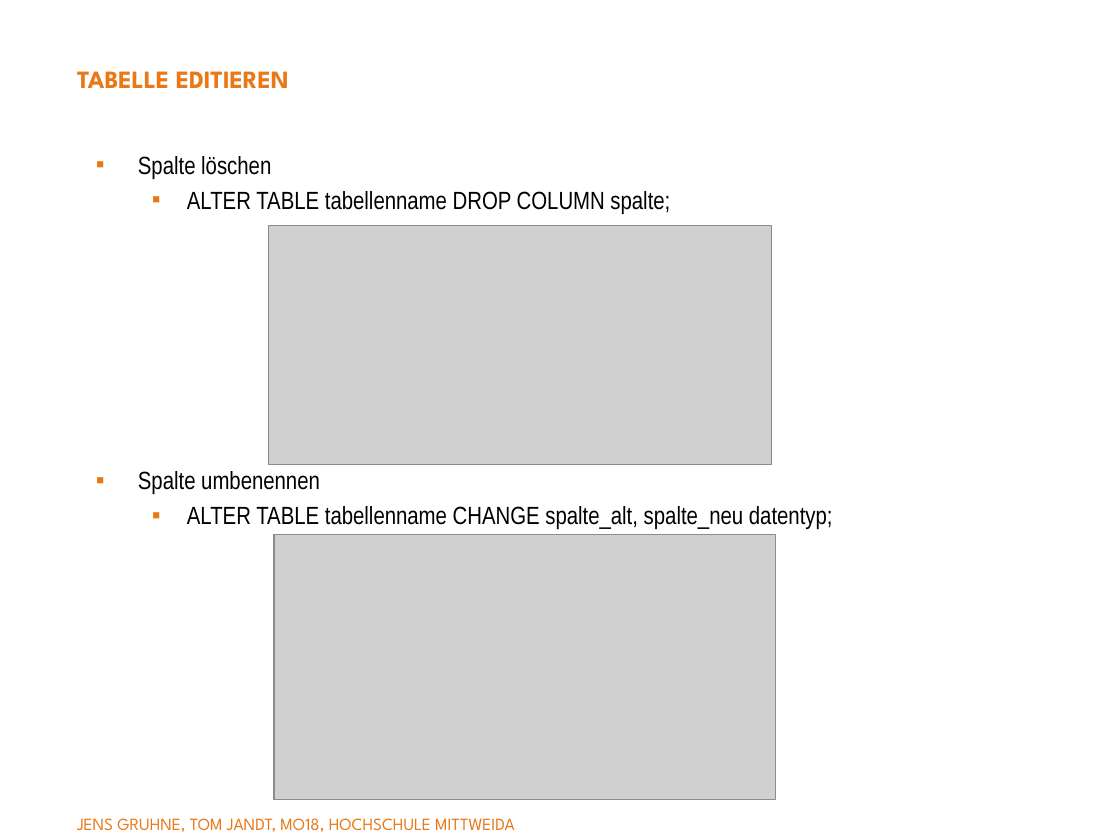
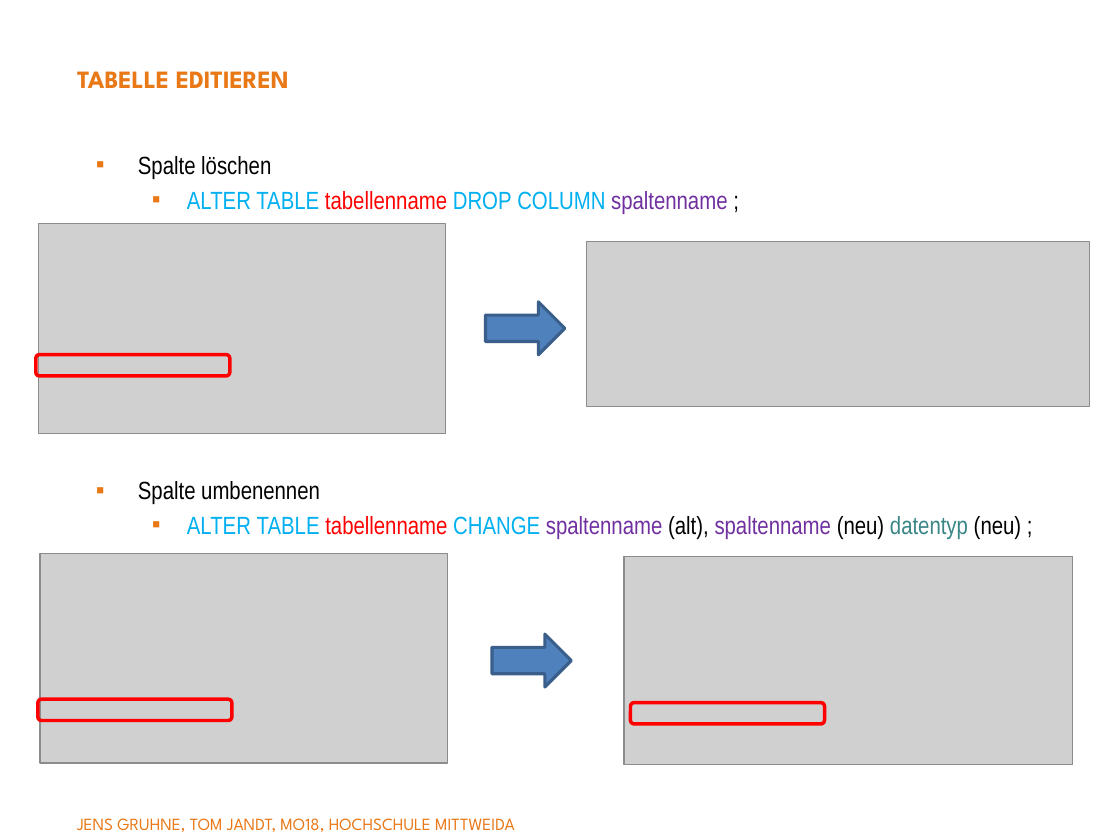
Before and after one commit to yyangg00/Semantik-Vortrag, a slide deck: slide 6 of semantik.pptx. Drawn at 1120x840 pixels with LibreOffice and Linux fonts; fonts in the diff are those of the drawing; grey boxes stand for pictures; background and template pictures are left out. Boxes give left, top, right and bottom in pixels: in the first picture for what was removed or moved away, otherwise in the second. Text is boxed around its words. In the diff, an @@ line names an element or a change of style, - is before the commit and + after.

```diff
--- a/semantik.pptx
+++ b/semantik.pptx
@@ text at (187,191,727,214): text changed; text colour #000000 to #00B0F0 @@
-  ▪ ALTER TABLE tabellenname DROP COLUMN spalte;
+  ▪ ALTER TABLE tabellenname DROP COLUMN spaltenname ;
@@ picture added at (38,224,446,433) @@
@@ picture: place and size @@
-picture at (269,225,772,465)
+picture at (587,242,1090,407)
@@ right arrow added at (485,302,564,355), fill #4F81BD, outline #3A5F8C 2 pt @@
@@ rounded rectangle added at (36,355,230,376), outline #FF0000 2.25 pt @@
@@ text "Spalte umbenennen": place and size @@
-text "Spalte umbenennen" at (138,471,833,529)
+text "Spalte umbenennen" at (138,481,1021,539)
@@ text at (187,516,1021,539): text changed; text colour #000000 to #7030A0 @@
-  ▪ ALTER TABLE tabellenname CHANGE spalte_alt, spalte_neu datentyp;
+  ▪ ALTER TABLE tabellenname CHANGE spaltenname (alt), spaltenname (neu) datentyp (neu) ;
@@ picture added at (40,553,448,763) @@
@@ picture: place and size @@
-picture at (274,534,776,799)
+picture at (624,557,1073,765)
@@ right arrow added at (492,634,571,687), fill #4F81BD, outline #3A5F8C 2 pt @@
@@ rounded rectangle added at (38,699,232,720), outline #FF0000 2.25 pt @@
@@ rounded rectangle added at (631,702,824,724), outline #FF0000 2.25 pt @@
```
Also in this commit, not shown: 17 other slides changed.
